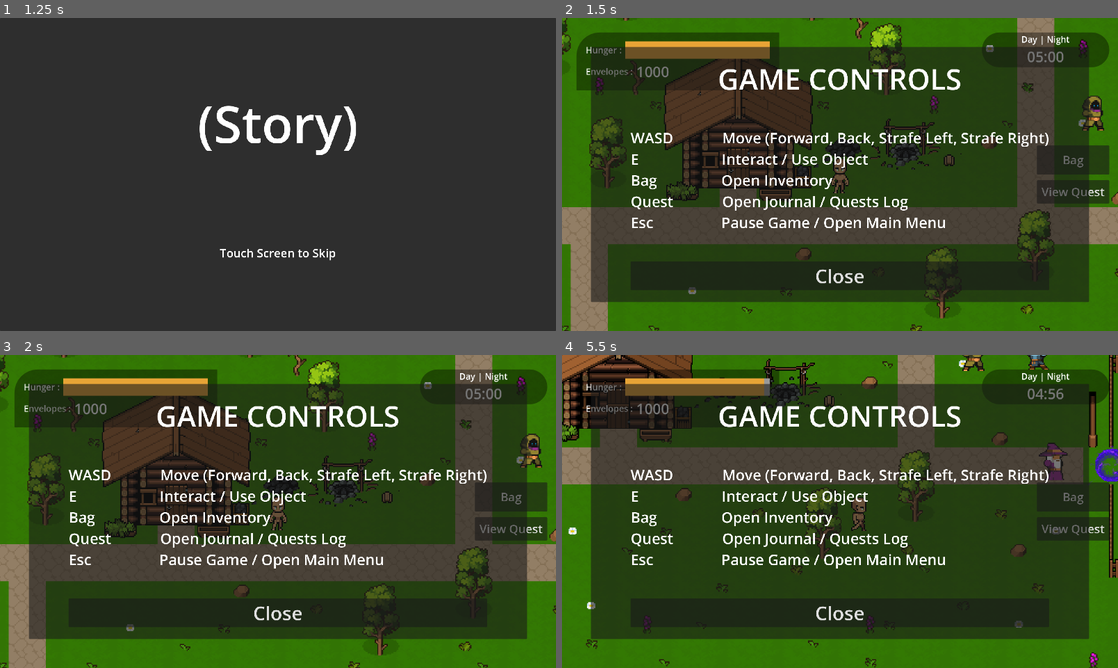
Above: before the commit, frames 1-4 (two rows, left to right).
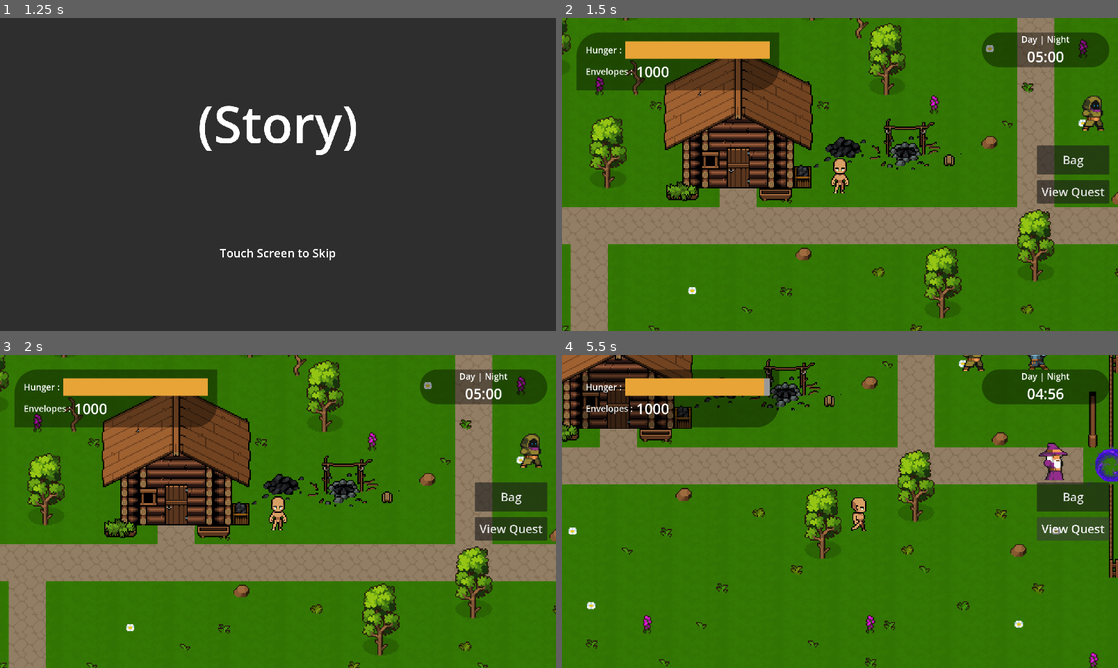
Above: after the commit, the same moments.

Repository: hoaxnt/envelhope-beta
Game: Godot game, scene res://Scenes/utils/main_menu.tscn
Two runs of this game, one before a commit and one after it. Both use one fixed random seed, a clock stepped at 60 frames per second and the inputs below.
Inputs (mouse positions are in pixels of both pictures, inside the frame that each line leads up to):
- Up to frame 1 (1.25 s): click "Continue" at 0.5 s
- Up to frame 2 (1.5 s): click (840, 174) at 1.25 s
- Up to frame 3 (2 s): no input
- Up to frame 4 (5.5 s): click "Bag" at 2 s; click "View Quest" at 2.75 s; hold Right (ui_right) 3.53-4.28 s; hold E (interact) 3.53-4.28 s; hold Down (ui_down) 4.28-5.03 s; tap Shift at 4.35 s; hold Right (ui_right) from 5.03 s (still down); hold E (interact) from 5.03 s (still down)

Frame 1 is identical in both runs. In frame 2, 67% of the frame differs, in the area x 5-95%, y 9-91%; in frame 3, 67%; in frame 4, 69%.

Commit message:
feat: added tutorial

Diff:
--- a/Scenes/utils/tutorial.tscn
+++ b/Scenes/utils/tutorial.tscn
@@ -1,6 +1,9 @@
-[gd_scene load_steps=2 format=3 uid="uid://nv8phd5kfc7"]
+[gd_scene load_steps=3 format=3 uid="uid://nv8phd5kfc7"]
 
 [ext_resource type="Script" uid="uid://2hger73fibag" path="res://scripts/utils/tutorial.gd" id="1_g50l0"]
+
+[sub_resource type="StyleBoxFlat" id="StyleBoxFlat_g50l0"]
+bg_color = Color(0.008202021, 0.008202026, 0.008202015, 1)
 
 [node name="Tutorial" type="CanvasLayer"]
 script = ExtResource("1_g50l0")
@@ -19,6 +22,7 @@
 
 [node name="Panel" type="Panel" parent="MarginContainer"]
 layout_mode = 2
+theme_override_styles/panel = SubResource("StyleBoxFlat_g50l0")
 metadata/_edit_lock_ = true
 
 [node name="HBoxContainer" type="HBoxContainer" parent="MarginContainer/Panel"]
--- a/Scripts/utils/tutorial.gd
+++ b/Scripts/utils/tutorial.gd
@@ -1,6 +1,6 @@
 extends CanvasLayer
 
 func _ready() -> void:
-	show()
+	hide()
 func _on_button_pressed() -> void:
 	hide()
